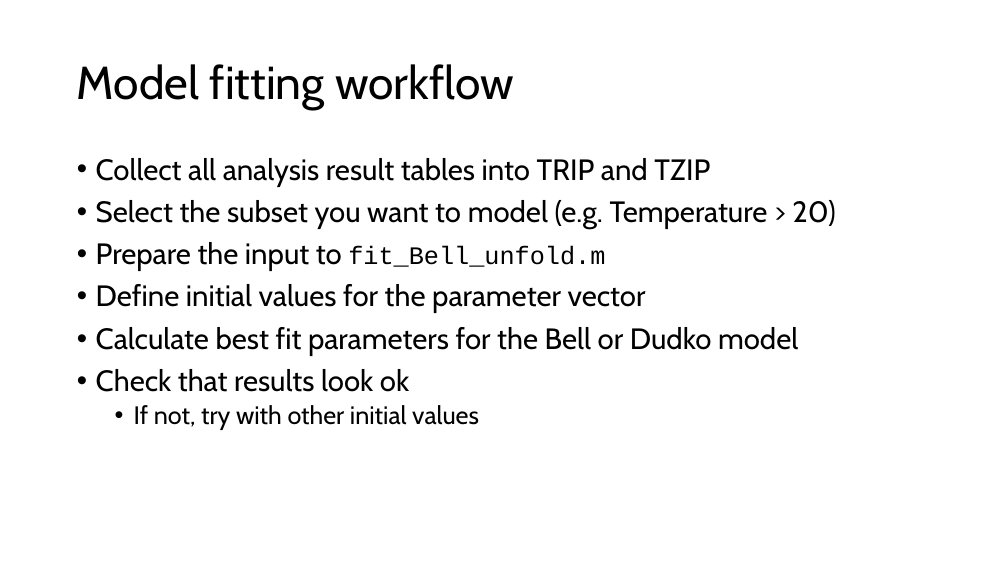
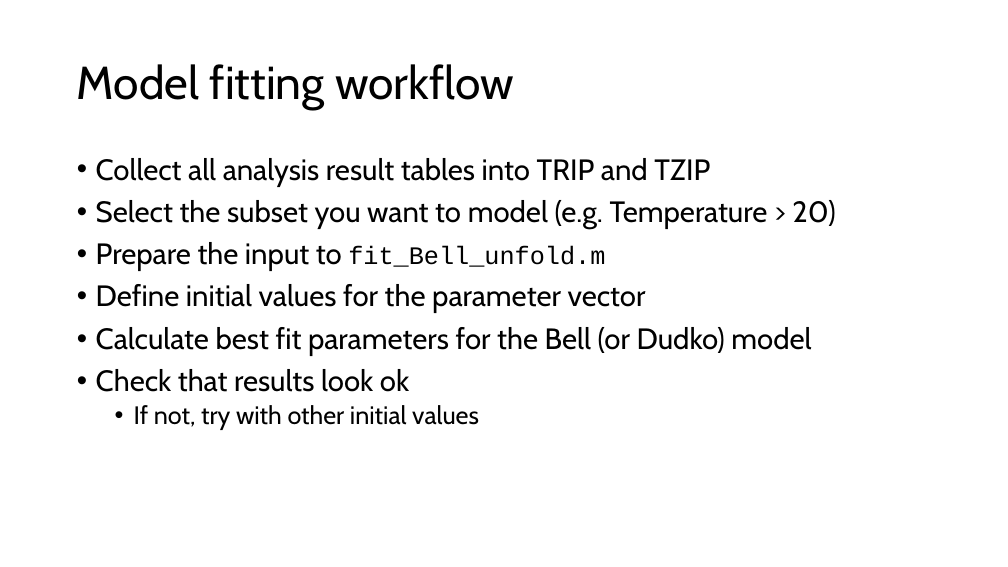
Before and after one commit to are-mj/OpticalTweezers, a slide deck: slide 16 of Summer school 2024/Fitting models to experiment.pptx. Drawn at 1008x567 pixels with LibreOffice and Linux fonts; fonts in the diff are those of the drawing. Boxes give left, top, right and bottom in pixels: in the first picture for what was removed or moved away, otherwise in the second. Text is boxed around its words. In the diff, an @@ line names an element or a change of style, - is before the commit and + after.

```diff
--- a/Summer school 2024/Fitting models to experiment.pptx
+++ b/Summer school 2024/Fitting models to experiment.pptx
@@ text at <box>96,327,811,356</box>: text changed @@
-• Calculate best fit parameters for the Bell or Dudko model
+• Calculate best fit parameters for the Bell (or Dudko) model
```
Also in this commit, not shown: 2 other files.
